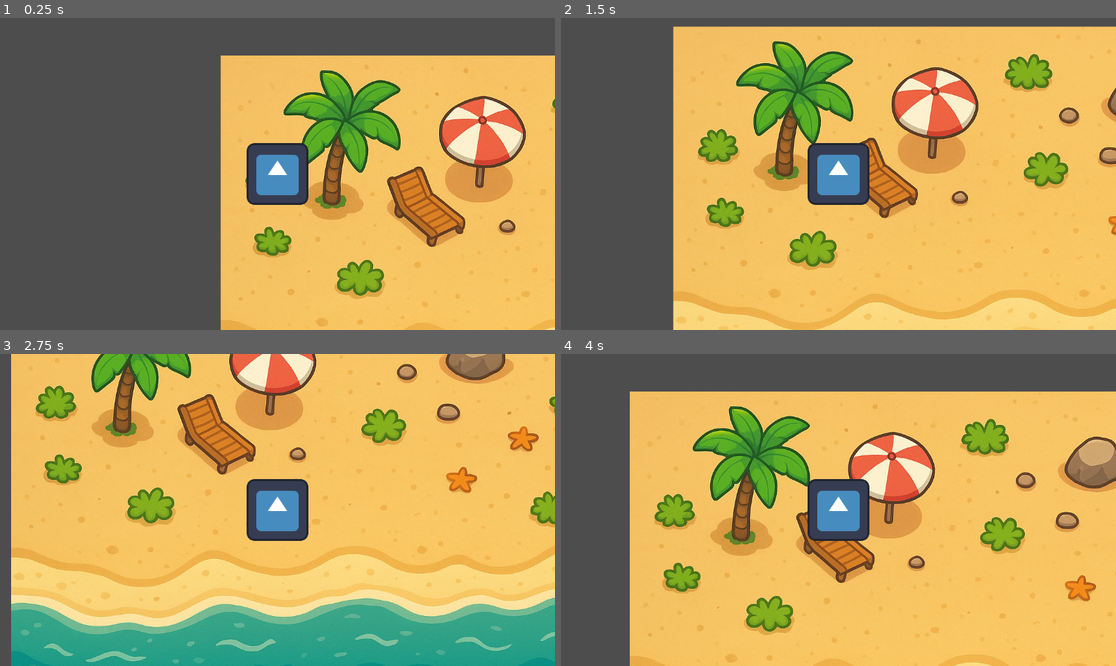
Above: before the commit, frames 1-4 (two rows, left to right).
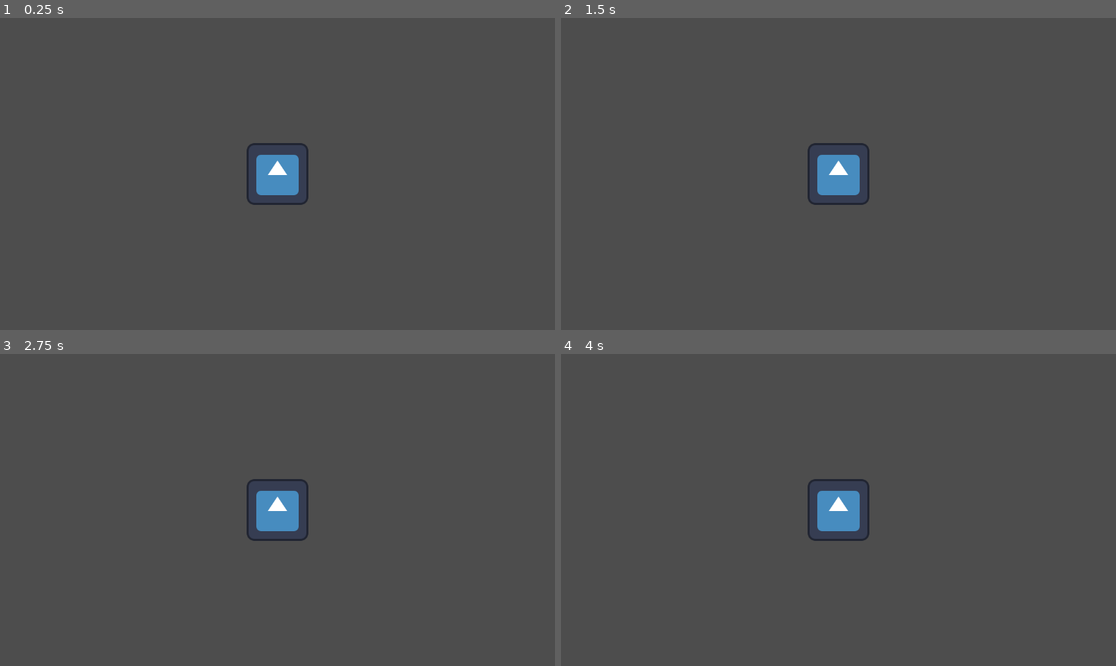
Above: after the commit, the same moments.

Repository: DAGimenez/Detector_Proyect
Game: Godot game, scene res://Personaje.tscn
The game is run twice, just before and just after one commit, with the same random seed, the same clock (stepped at 60 frames per second) and the same inputs. The engine's default icon, where the game draws it, is replaced by a stand-in: a white triangle on a blue panel in a dark square.
Inputs (mouse positions are in pixels of both pictures, inside the frame that each line leads up to):
- Up to frame 1 (0.25 s): no input
- Up to frame 2 (1.5 s): tap Enter at 0.5 s; move the mouse to (960, 158) at 0.52 s; hold D (vi_right) 0.53-1.28 s; tap Shift (vi_shift, bound only after the commit) at 0.6, 1.35 s; click (960, 158) at 0.67 s; move the mouse to (727, 189) at 1.27 s; hold S (vi_down) from 1.28 s (still down); click (727, 189) at 1.42 s
- Up to frame 3 (2.75 s): move the mouse to (333, 441) at 2.02 s; release S (vi_down) at 2.03 s; hold D (vi_right) from 2.03 s (still down); tap Shift (vi_shift, bound only after the commit) at 2.1 s; click (333, 441) at 2.17 s
- Up to frame 4 (4 s): move the mouse to (810, 572) at 2.77 s; release D (vi_right) at 2.78 s; hold W (vi_up) 2.78-3.53 s; tap Shift (vi_shift, bound only after the commit) at 2.85, 3.6 s; click (810, 572) at 2.92 s; move the mouse to (1005, 556) at 3.52 s; hold A (vi_left) from 3.53 s (still down); click (1005, 556) at 3.67 s

The runs differ from the first frame. In frame 1, 51% of the frame differs, in the area x 39-100%, y 12-100%; in frame 2, 76%; in frame 3, 96%, in the area x 2-100%, y 0-100%; in frame 4, 75%.

Commit message:
menu_seleccionable

Diff:
--- a/detector-proyecto/Personaje.gd
+++ b/detector-proyecto/Personaje.gd
@@ -1,7 +1,7 @@
 extends CharacterBody2D
 
 
-const SPEED = 300.0
+var SPEED = 300.0
 
 
 
@@ -18,7 +18,10 @@
 			direction.y -=1
 		if Input.is_action_pressed("vi_down"):
 			direction.y += 1
-
+		if Input.is_action_just_pressed("vi_shift"):
+			SPEED= 400.0
+		if Input.is_action_just_released ("vi_shift"):
+			SPEED= 300.0
 
 
 
--- a/detector-proyecto/Personaje.tscn
+++ b/detector-proyecto/Personaje.tscn
@@ -1,14 +1,9 @@
-[gd_scene load_steps=4 format=3 uid="uid://c6c6hp2pisqlr"]
+[gd_scene load_steps=3 format=3 uid="uid://c6c6hp2pisqlr"]
 
 [ext_resource type="Script" uid="uid://cesjayvjd4job" path="res://Personaje.gd" id="1_48aib"]
 [ext_resource type="Texture2D" uid="uid://cgbn3psjyemuc" path="res://icon.svg" id="2_47rpa"]
-[ext_resource type="Texture2D" uid="uid://d3am7fkxav3ay" path="res://9b2ba700-d8db-4a90-9e35-aebdd1968139.png" id="3_47rpa"]
 
 [node name="Node2D" type="Node2D"]
-
-[node name="9b2Ba700D8Db4a909e35Aebdd1968139" type="Sprite2D" parent="."]
-position = Vector2(722, 361)
-texture = ExtResource("3_47rpa")
 
 [node name="CharacterBody2D" type="CharacterBody2D" parent="."]
 position = Vector2(72, 95)
--- /dev/null
+++ b/detector-proyecto/mapa_seleccionable.tscn
@@ -0,0 +1,39 @@
+[gd_scene load_steps=5 format=3 uid="uid://btch27b6fyoq0"]
+
+[ext_resource type="Texture2D" uid="uid://bf6tqyn725mty" path="res://Imagenes/ChatGPT Image 14 nov 2025, 22_26_32.png" id="1_fequv"]
+[ext_resource type="Script" uid="uid://dimpmk18u3nrl" path="res://provincia_1.gd" id="2_bapai"]
+
+[sub_resource type="CircleShape2D" id="CircleShape2D_fequv"]
+radius = 27.018513
+
+[sub_resource type="CircleShape2D" id="CircleShape2D_bapai"]
+
+[node name="mapa_seleccionable" type="Control"]
+layout_mode = 3
+anchors_preset = 15
+anchor_right = 1.0
+anchor_bottom = 1.0
+grow_horizontal = 2
+grow_vertical = 2
+
+[node name="Sprite2D" type="Sprite2D" parent="."]
+position = Vector2(591, 331.00003)
+scale = Vector2(1.1086881, 0.59399736)
+texture = ExtResource("1_fequv")
+metadata/_edit_group_ = true
+
+[node name="provincia1" type="Area2D" parent="."]
+script = ExtResource("2_bapai")
+
+[node name="CollisionShape2D" type="CollisionShape2D" parent="provincia1"]
+position = Vector2(475, 530)
+shape = SubResource("CircleShape2D_fequv")
+debug_color = Color(0.8352941, 0.12156863, 0.015686275, 0.41960785)
+
+[node name="provincia2" type="Area2D" parent="."]
+
+[node name="CollisionShape2D" type="CollisionShape2D" parent="provincia2"]
+position = Vector2(502, 422)
+scale = Vector2(2.4489536, 1.591174)
+shape = SubResource("CircleShape2D_bapai")
+debug_color = Color(0.9101435, 0, 0.11040913, 0.49803922)
--- a/detector-proyecto/project.godot
+++ b/detector-proyecto/project.godot
@@ -37,3 +37,8 @@
 "events": [Object(InputEventKey,"resource_local_to_scene":false,"resource_name":"","device":-1,"window_id":0,"alt_press …(192 unchanged characters)…
 ]
 }
+vi_shift={
+"deadzone": 0.2,
+"events": [Object(InputEventKey,"resource_local_to_scene":false,"resource_name":"","device":-1,"window_id":0,"alt_pressed":false,"shift_pressed":false,"ctrl_pressed":false,"meta_pressed":false,"pressed":false,"keycode":0,"physical_keycode":4194325,"key_label":0,"unicode":0,"location":0,"echo":false,"script":null)
+]
+}
--- /dev/null
+++ b/detector-proyecto/provincia_1.gd
@@ -0,0 +1,11 @@
+extends Area2D
+
+
+# Called when the node enters the scene tree for the first time.
+@export var scene_to_load : String   # Ruta de la escena a cargar
+
+func _input_event(viewport, event, shape_idx):
+	if event is InputEventMouseButton and event.pressed:
+		if event.button_index == MOUSE_BUTTON_LEFT:
+			print("Elegiste: ", name)
+			get_tree().change_scene_to_file("res://provincia_1.tscn")
--- /dev/null
+++ b/detector-proyecto/provincia_1.tscn
@@ -0,0 +1,16 @@
+[gd_scene load_steps=2 format=3 uid="uid://die70nskfae7y"]
+
+[ext_resource type="Texture2D" uid="uid://d3am7fkxav3ay" path="res://Imagenes/9b2ba700-d8db-4a90-9e35-aebdd1968139.png" id="1_b8m72"]
+
+[node name="Provincia_1" type="Control"]
+layout_mode = 3
+anchors_preset = 15
+anchor_right = 1.0
+anchor_bottom = 1.0
+grow_horizontal = 2
+grow_vertical = 2
+
+[node name="Sprite2D" type="Sprite2D" parent="."]
+position = Vector2(582, 320)
+scale = Vector2(0.7496116, 0.6611012)
+texture = ExtResource("1_b8m72")
Renamed: detector-proyecto/9b2ba700-d8db-4a90-9e35-aebdd1968139.png -> detector-proyecto/Imagenes/9b2ba700-d8db-4a90-9e35-aebdd1968139.png
Not shown, changed: detector-proyecto/Imagenes/9b2ba700-d8db-4a90-9e35-aebdd1968139.png.import
Binary file added: detector-proyecto/Imagenes/ChatGPT Image 14 nov 2025, 22_26_32.png
Not shown, added: detector-proyecto/Imagenes/ChatGPT Image 14 nov 2025, 22_26_32.png.import
Not shown, added: detector-proyecto/provincia_1.gd.uid
